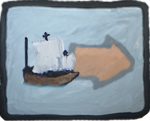
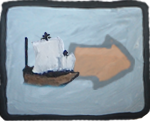
Two versions of the same layered image (150px x 121px). Layer-by-layer changes:
added layer "Layer 17" above "arrowright_over" over <box>40,36,52,41</box>
